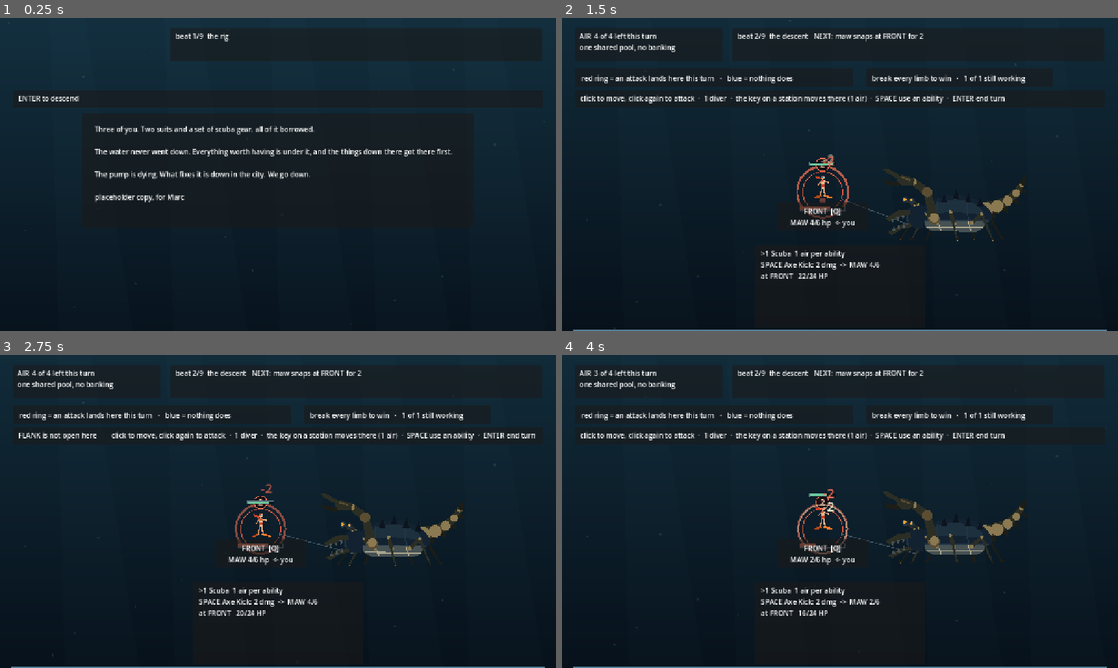
Above: before the commit, frames 1-4 (two rows, left to right).
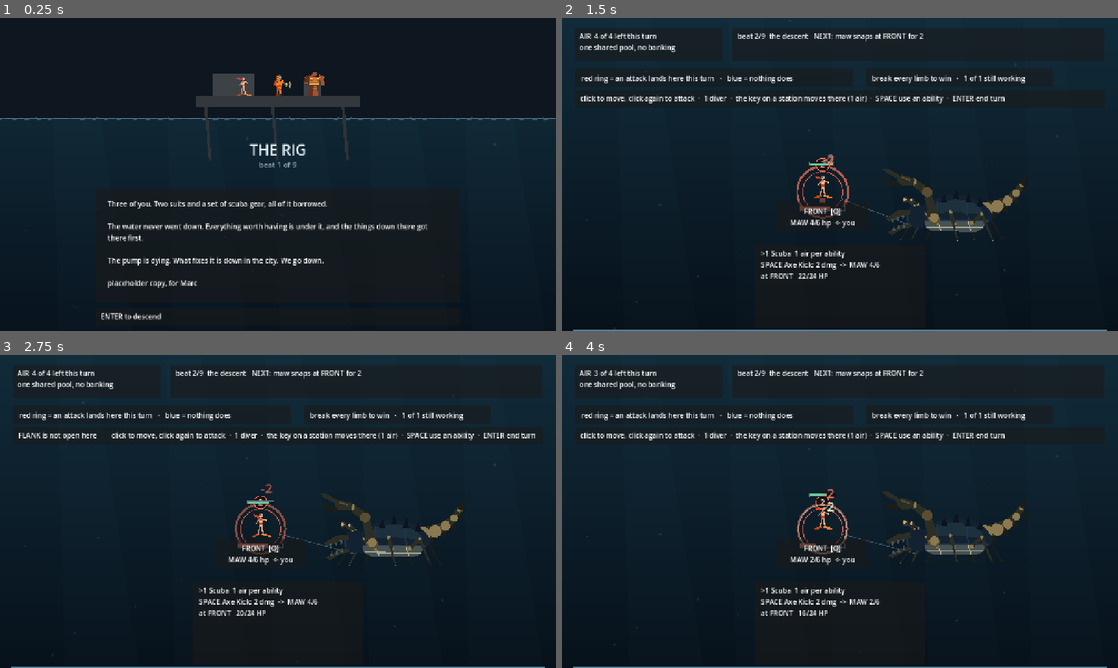
Above: after the commit, the same moments.

Repository: ImmortalDemonGod/salvage
Game: Godot game, scene res://game/main.tscn
Two runs of this game, one before a commit and one after it. Both use one fixed random seed, a clock stepped at 60 frames per second and the inputs below.
Inputs (mouse positions are in pixels of both pictures, inside the frame that each line leads up to):
- Up to frame 1 (0.25 s): no input
- Up to frame 2 (1.5 s): tap Enter at 0.5, 1.25 s; move the mouse to (962, 158) at 0.52 s; hold W 0.53-1.25 s; tap 1 at 0.6 s; click (962, 158) at 0.67 s; tap Space at 0.77 s; drag from (728, 190) to (812, 237) at 1.27 s
- Up to frame 3 (2.75 s): tap Enter at 2 s; move the mouse to (333, 442) at 2.02 s; hold W from 2.03 s (still down); tap 3 at 2.1 s
- Up to frame 4 (4 s): release W at 2.75 s; tap Enter at 2.75, 3.5 s; drag from (812, 574) to (673, 464) at 2.77 s; move the mouse to (1006, 558) at 3.52 s; tap Q at 3.6 s; tap Space at 3.77 s

The runs differ from the first frame. In frame 1, 20% of the frame differs, in the area x 0-100%, y 0-97%; in frame 2, less than 0.1%; in frame 3, less than 0.1%; in frame 4, less than 0.1%.

Commit message:
the first screen is a picture now, not three panels in a void
The opening was the first thing anyone sees and it was an empty field with
a blank telegraph box at the top and the ENTER prompt sitting ABOVE the
prose it was prompting about.

Story beats draw the rig: a surface with the water moving on it, the deck
on its legs, the pump light failing on and off, and the three of you
standing on it. The copy talks about a dying pump and a borrowed crew, and
now the screen shows one. The beat title and position are under the
picture, the story card under that, the prompt under that, which is the
order a person reads in.

The empty telegraph panel is hidden on beats that have nothing to
telegraph.

Diff:
--- a/game/main.gd
+++ b/game/main.gd
@@ -428,6 +428,10 @@
 		if run.puzzle != null: mood = "puzzle"
 		elif combat != null: mood = "deep" if _depth() > 0.72 else "combat"
 		sfx.set_mood(mood, _depth())
+	ui_intent.get_parent().visible = true
+	var hp4: Control = ui_help.get_parent()
+	hp4.position = Vector2(30, 166)
+	hp4.size = Vector2(1220, 40)
 	var scene_p: Control = ui_scene.get_parent()
 	if run.puzzle != null:
 		scene_p.position = Vector2(190, 596)
@@ -488,6 +492,13 @@
 		for l2 in lines:
 			if String(l2.get("text", "")).begins_with("(placeholder)"):
 				marked = true
+		ui_intent.get_parent().visible = false
+		var sp3: Control = ui_scene.get_parent()
+		sp3.position = Vector2(220, 392)
+		sp3.size = Vector2(840, 262)
+		var hp3: Control = ui_help.get_parent()
+		hp3.position = Vector2(220, 668)
+		hp3.size = Vector2(840, 40)
 		ui_scene.text = "\n\n".join(body)
 		if marked:
 			ui_scene.text += "\n\nplaceholder copy, for Marc"
@@ -798,6 +809,38 @@
 		return Vector2(x + 150.0, top + tall + 60.0)
 	return Vector2(x + wide1 - 40.0, top + tall - 30.0)
 
+func _draw_rig() -> void:
+	var f: Font = ThemeDB.fallback_font
+	var w: Vector2 = size.max(DESIGN)
+	var surf: float = 232.0
+	# the surface: everything above it is air and rain-coloured
+	draw_rect(Rect2(Vector2.ZERO, Vector2(w.x, surf)), Color(0.055, 0.085, 0.125))
+	draw_line(Vector2(0, surf), Vector2(w.x, surf), Color(0.42, 0.62, 0.70, 0.75), 2.0)
+	for i in range(46):
+		var x: float = float(i) * (w.x / 46.0)
+		var bob: float = sin(_clock * 1.1 + float(i) * 0.6) * 3.0
+		draw_line(Vector2(x, surf + bob), Vector2(x + w.x / 46.0, surf - bob),
+			Color(0.55, 0.76, 0.84, 0.30), 2.0)
+	# the rig: a deck on legs, which is the thing the whole story is about
+	var dx: float = w.x * 0.5 - 190.0
+	draw_rect(Rect2(Vector2(dx, surf - 54), Vector2(380, 26)), Color(0.20, 0.22, 0.24))
+	draw_rect(Rect2(Vector2(dx + 40, surf - 104), Vector2(96, 50)), Color(0.24, 0.26, 0.28))
+	draw_rect(Rect2(Vector2(dx + 250, surf - 88), Vector2(40, 34)), Color(0.24, 0.26, 0.28))
+	# the failing pump, blinking
+	var lit: float = 0.35 + 0.65 * abs(sin(_clock * 2.3))
+	draw_circle(Vector2(dx + 270, surf - 96), 5.0, Color(0.92, 0.44, 0.30, lit))
+	for lx in [dx + 24.0, dx + 178.0, dx + 340.0]:
+		draw_line(Vector2(lx, surf - 28), Vector2(lx + 10.0, surf + 96.0), Color(0.18, 0.20, 0.22), 7.0)
+	# the squad on the deck, the cast the copy is talking about
+	for i in range(3):
+		Art.draw_diver(self, i + 1, Vector2(dx + 110.0 + float(i) * 82.0, surf - 54.0) + fx.idle(i), 54.0, 1)
+	var b: Dictionary = run.current()
+	var title := String(b.get("title", "")).to_upper()
+	draw_string(f, Vector2(w.x * 0.5 - 300.0, surf + 84.0), title,
+		HORIZONTAL_ALIGNMENT_CENTER, 600.0, 34, Color(0.88, 0.93, 0.96))
+	draw_string(f, Vector2(w.x * 0.5 - 300.0, surf + 112.0), "beat %d of %d" % [run.beat + 1, Beats.LADDER.size()],
+		HORIZONTAL_ALIGNMENT_CENTER, 600.0, 17, Color(0.55, 0.66, 0.72))
+
 func _draw_lock(p) -> void:
 	var tall := 180.0
 	if p.stage == 2:
@@ -998,6 +1041,9 @@
 	if run != null and run.puzzle != null:
 		_draw_lock(run.puzzle)
 		return
+	if combat == null and run != null and not run.finished:
+		_draw_rig()
+		return
 	var jolt := Vector2.ZERO
 	if fx.shake > 0.01:
 		jolt = Vector2(sin(fx.shake * 41.0), cos(fx.shake * 37.0)) * fx.shake * 9.0
